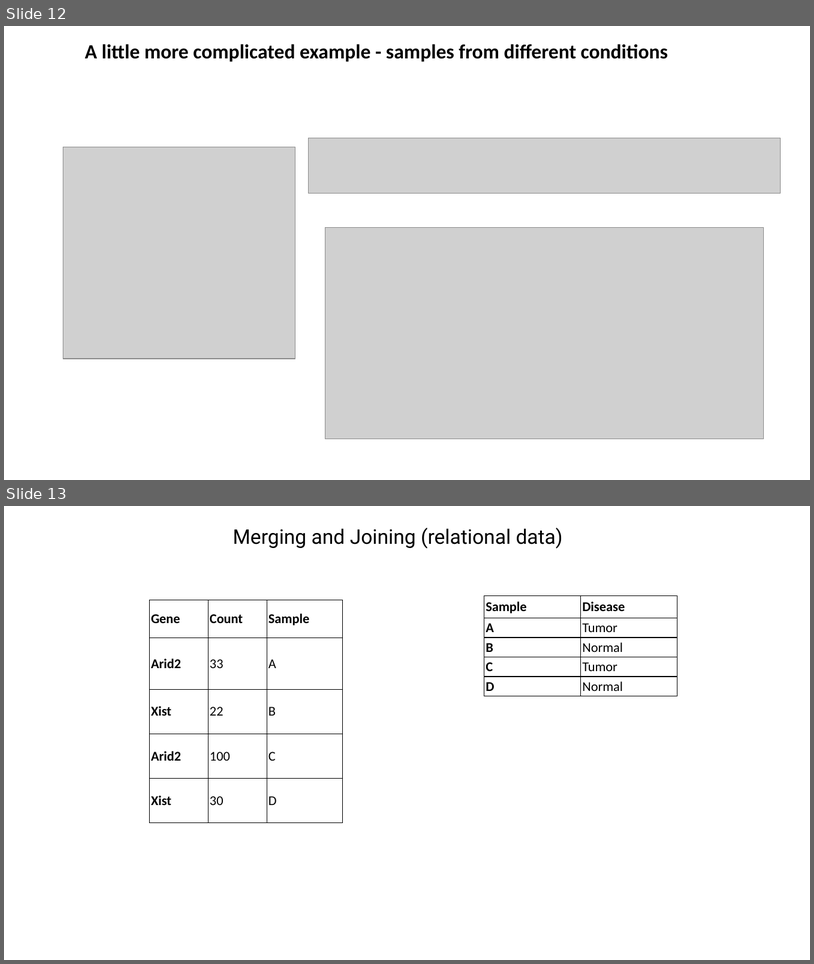
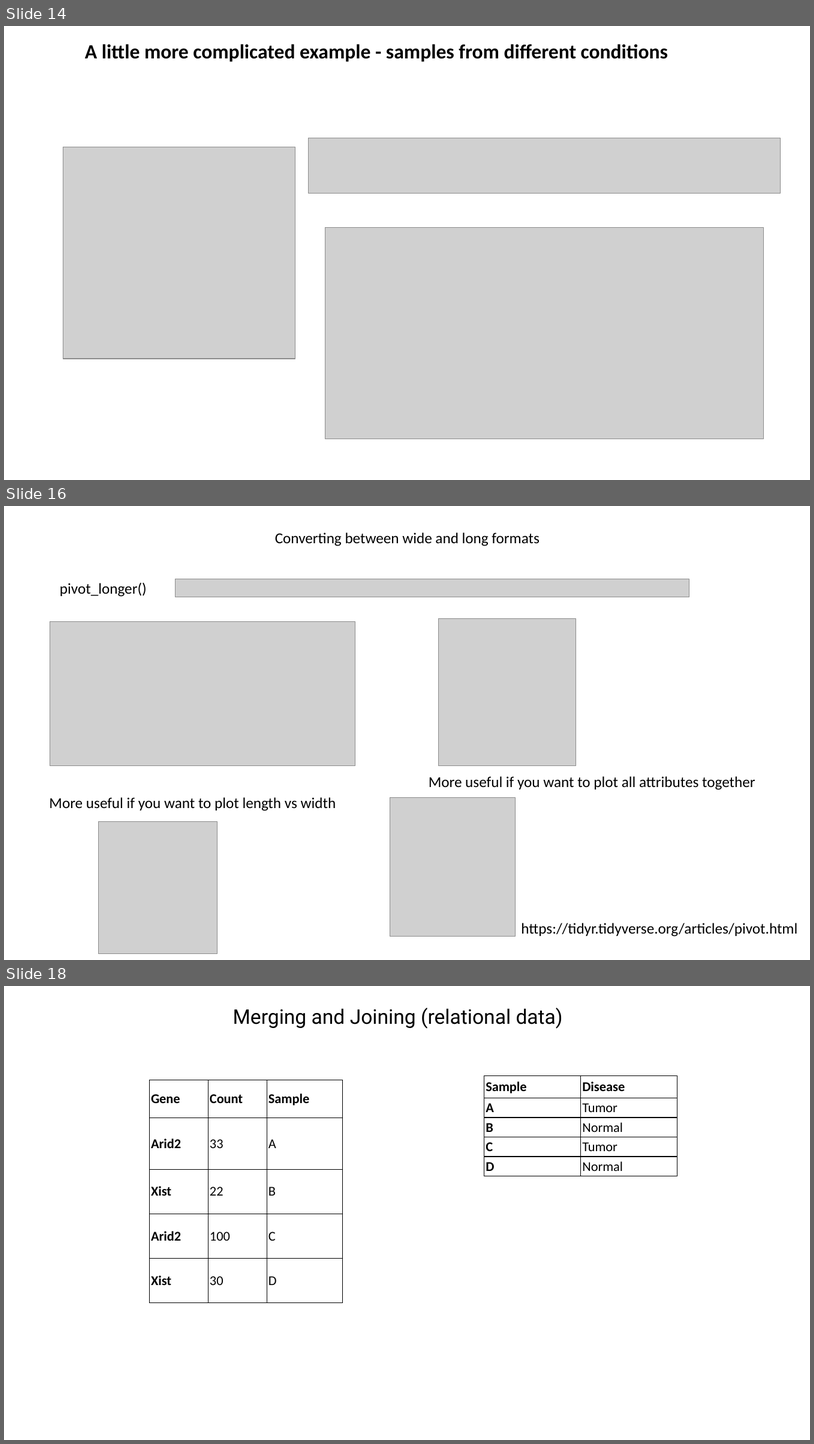
Before and after one commit to jraab/GNET749_RNAseq, a slide deck: lectures/2023_RNAseq_Class2.pptx. Shown one above the other, each under a label of ours: slides 12 and 13 before the commit, slides 14, 16 and 18 after it; the slides between them are not shown. The pictures are 814x964 and 814x1444 pixels, drawn with LibreOffice and Linux fonts; fonts in the diff are those of the drawing; grey boxes stand for pictures. Boxes give left, top, right and bottom in pixels: in the first picture for what was removed or moved away, otherwise in the second. Text is boxed around its words. In the diff, an @@ line names an element or a change of style, - is before the commit and + after.

```diff
--- a/lectures/2023_RNAseq_Class2.pptx
+++ b/lectures/2023_RNAseq_Class2.pptx
@@ slide 16 added at <box>4,506,810,960</box>, background #FFFFFF @@
@@ text added at <box>275,532,539,546</box>, 18 pt, text #000000 @@
+Converting between wide and long formats
@@ text added at <box>60,582,147,597</box>, 18 pt, text #000000 @@
+pivot_longer()
@@ picture added at <box>175,579,689,597</box> @@
@@ picture added at <box>50,622,355,766</box> @@
@@ picture added at <box>438,619,576,766</box> @@
@@ text added at <box>429,776,755,790</box>, 18 pt, text #000000 @@
+More useful if you want to plot all attributes together
@@ text added at <box>49,797,336,811</box>, 18 pt, text #000000 @@
+More useful if you want to plot length vs width
@@ picture added at <box>390,798,516,936</box> @@
@@ picture added at <box>98,821,218,953</box> @@
@@ text added at <box>521,922,798,936</box>, 18 pt, text #000000 @@
+https://tidyr.tidyverse.org/articles/pivot.html
@@ what was slide 12 is now slide 14 @@
@@ what was slide 13 is now slide 18 @@
```
Also in this commit, not shown: 6 slides changed, 10 other slides added, 3 slides removed, 2 other files.
